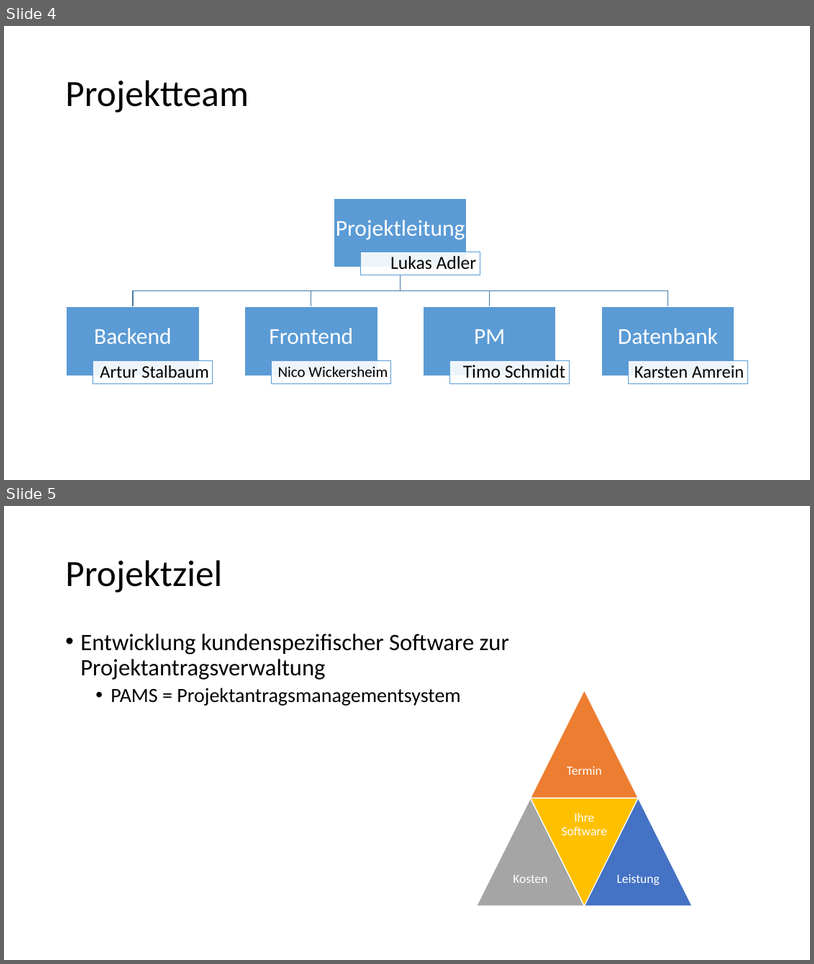
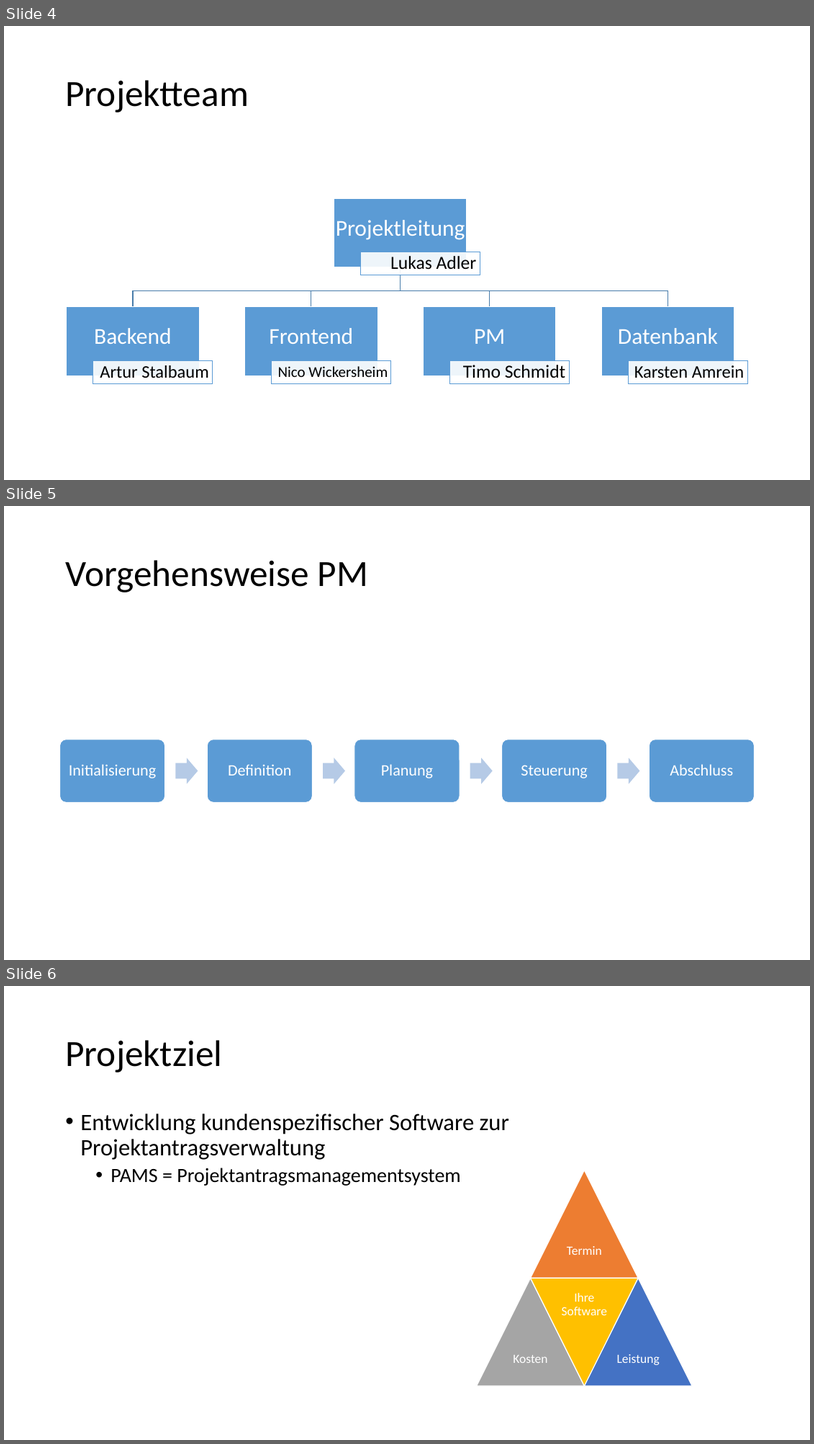
Before and after one commit to Masterarth/PM, a slide deck: documents/projectmanagement/Praesentationen/Vorstellung_26ster.pptx. Shown one above the other, each under a label of ours: slides 4 and 5 before the commit, slides 4, 5 and 6 after it. The pictures are 814x964 and 814x1444 pixels, drawn with LibreOffice and Linux fonts; fonts in the diff are those of the drawing. Boxes give left, top, right and bottom in pixels: in the first picture for what was removed or moved away, otherwise in the second. Text is boxed around its words. In the diff, an @@ line names an element or a change of style, - is before the commit and + after.

```diff
--- a/documents/projectmanagement/Praesentationen/Vorstellung_26ster.pptx
+++ b/documents/projectmanagement/Praesentationen/Vorstellung_26ster.pptx
@@ slide 5 added at [4, 506, 810, 960], background #FFFFFF @@
@@ title added at [65, 560, 368, 592], 44 pt, text #000000 @@
+Vorgehensweise PM
@@ group added at [59, 739, 755, 802]: 5 rounded rectangles, 5 texts, 4 right arrows @@
+Initialisierung
+Definition
+Planung
+Steuerung
+Abschluss
@@ what was slide 5 is now slide 6 @@
```
Also in this commit, not shown: 1 slide changed, 2 other slides added, 2 other files.
